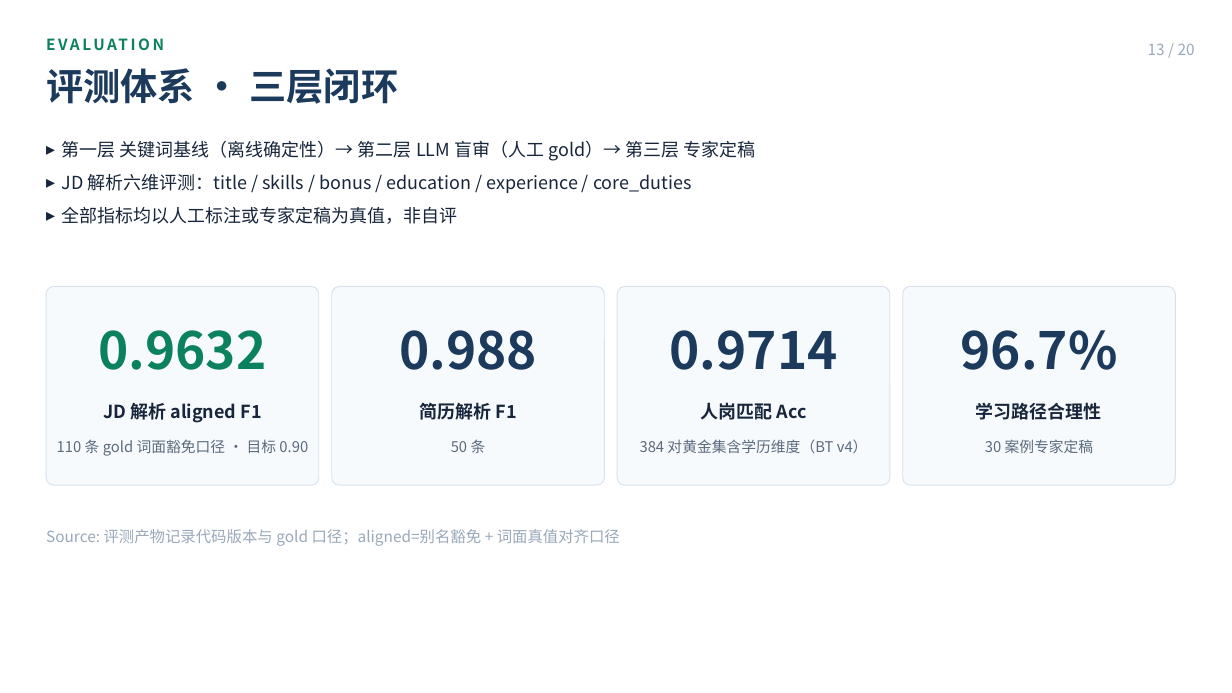
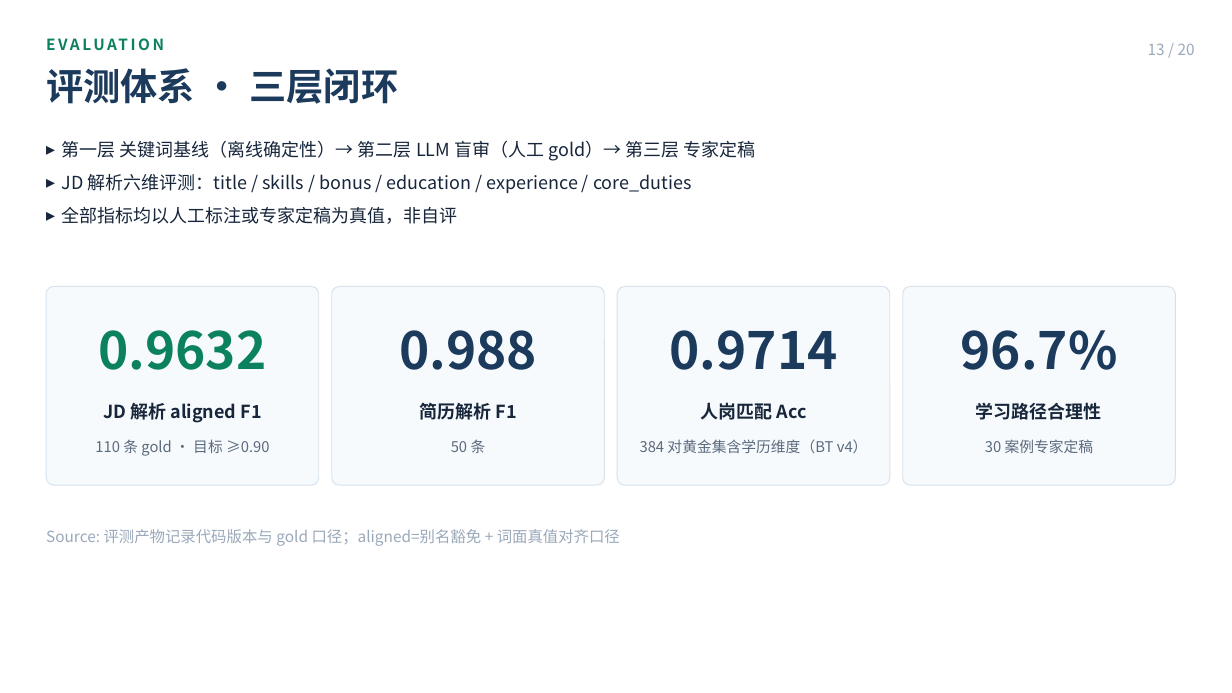
Before and after one commit to Sanksu/zhigang-compass, a slide deck: slide 13 of docs/m5/智岗罗盘_答辩PPT_终稿.pptx. Drawn at 1232x693 pixels with LibreOffice and Linux fonts; fonts in the diff are those of the drawing. Boxes give left, top, right and bottom in pixels: in the first picture for what was removed or moved away, otherwise in the second. Text is boxed around its words. In the diff, an @@ line names an element or a change of style, - is before the commit and + after.

Commit message:
docs(narr+ppt): 口播稿补 10 域 + build_final 口径收敛 CAL 常量 + 重生成终稿
- 口播稿镜5：职能域描述补 10 域（5 骨干 + 4 显式语义域 + 通用兜底）
- build_final.js：口径数字收敛为顶部 CAL 常量（单一事实源，对齐口径速查）——
  JD_F1/MATCH_ACC/LEARN/P95/DOMAINS/SNAP/SKILLS/POSITIONS/NODES_EDGES，
  页 7/13/18/结尾 0.9629→CAL.JD_F1(0.9632)，页 6/15 域→CAL.DOMAINS_FULL，
  页 15 数据→CAL.SKILLS/POSITIONS/SNAP（graph_v20260903）
- 重生成终稿 PPT（20 页，页 6/15=10 域、页 7/13/18=0.9632、页 15=5,916/graph_v20260903）

```diff
--- a/docs/m5/智岗罗盘_答辩PPT_终稿.pptx
+++ b/docs/m5/智岗罗盘_答辩PPT_终稿.pptx
@@ text at (x1=95, y1=439, x2=270, y2=456): text changed @@
-110 条 gold 词面豁免口径 · 目标 0.90
+110 条 gold · 目标 ≥0.90
```
Also in this commit, not shown: 2 other slides changed, 2 other files.
